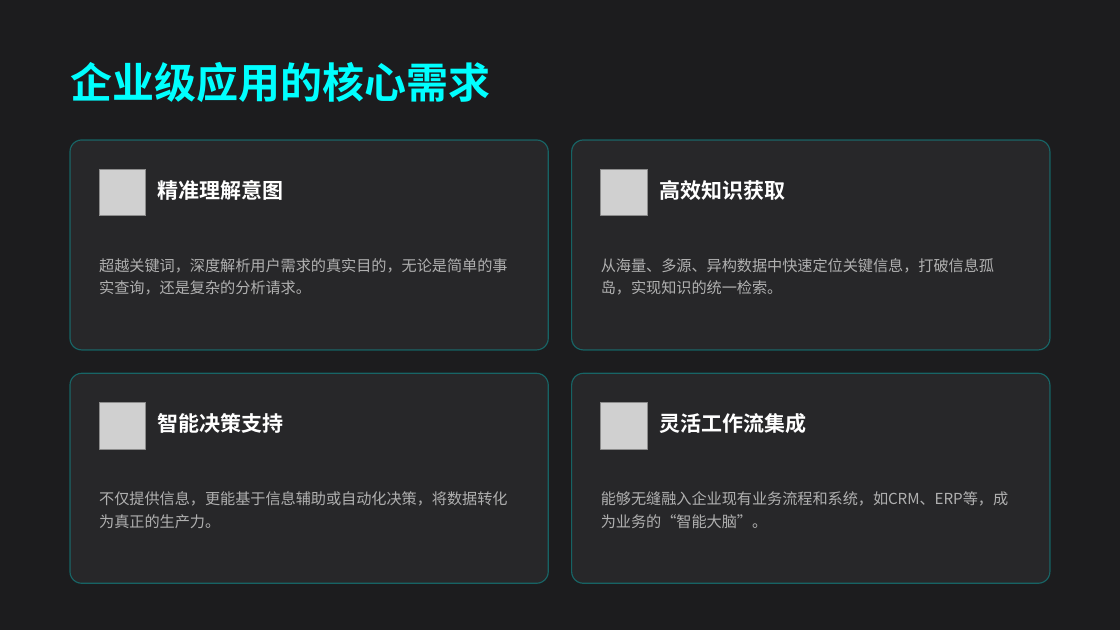
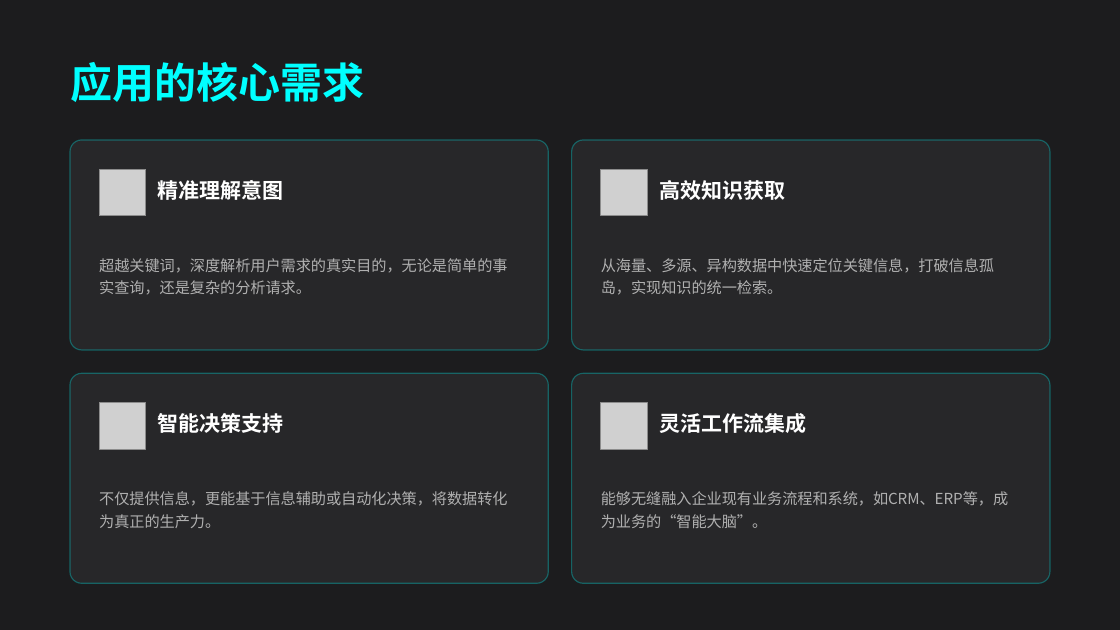
Before and after one commit to GalacticaAgent/Vault, a slide deck: slide 3 of doc/意图驱动检索工作流决策系统介绍.pptx (slide 5 before the commit). Drawn at 1120x630 pixels with LibreOffice and Linux fonts; fonts in the diff are those of the drawing; grey boxes stand for pictures. Boxes give left, top, right and bottom in pixels: in the first picture for what was removed or moved away, otherwise in the second. Text is boxed around its words. In the diff, an @@ line names an element or a change of style, - is before the commit and + after.

```diff
--- a/doc/意图驱动检索工作流决策系统介绍.pptx
+++ b/doc/意图驱动检索工作流决策系统介绍.pptx
@@ text at box(70, 62, 364, 102): text changed; font Manrope to Lato @@
-企业级应用的核心需求
+应用的核心需求
```
Also in this commit, not shown: 14 other slides changed, 7 slides removed, 3 other files.
